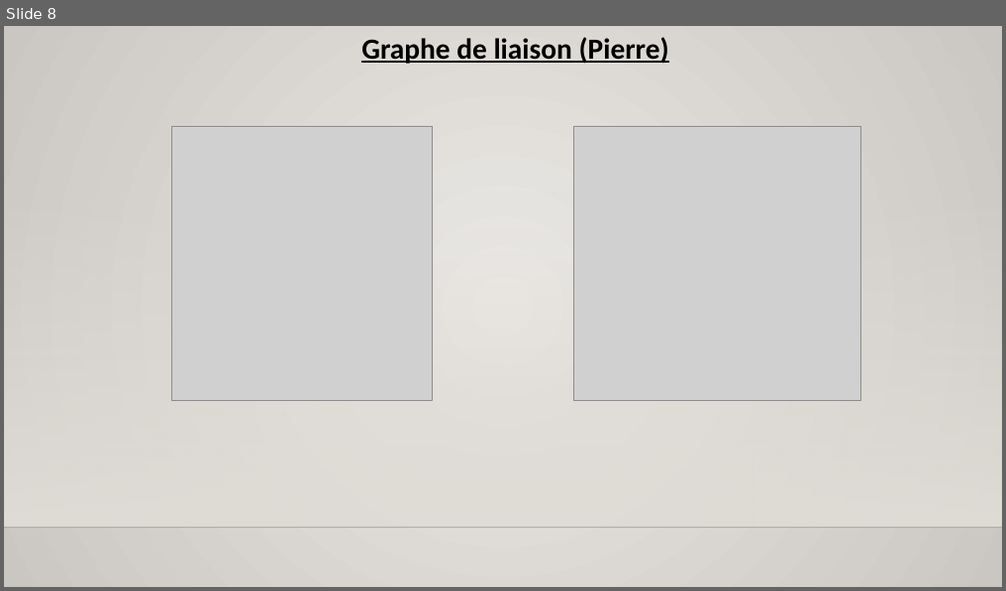
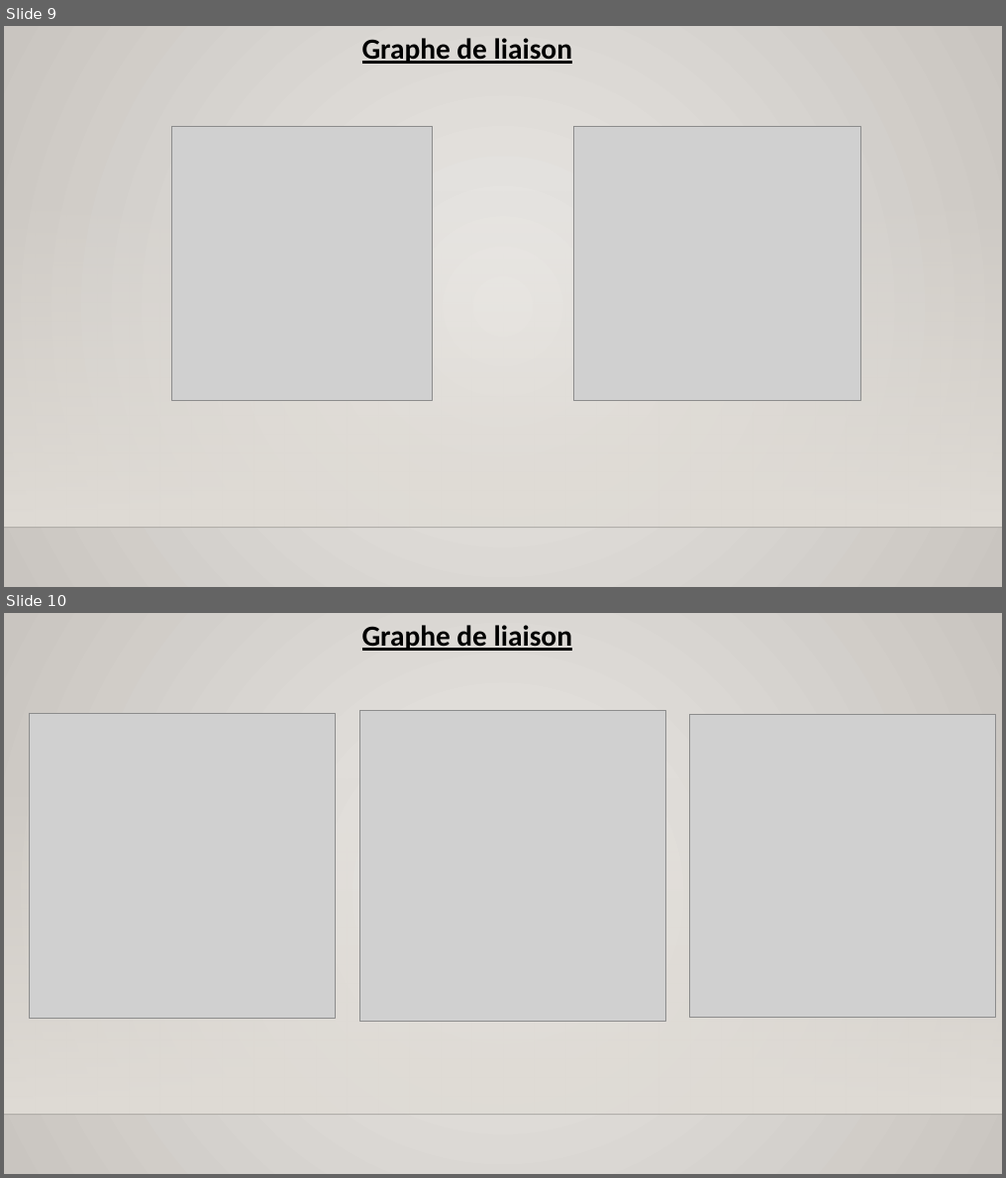
Before and after one commit to MatthieuPettex/Projet_Majeure, a slide deck: Dépixelisation-support-oral.pptx. Shown one above the other, each under a label of ours: slide 8 before the commit, slides 9 and 10 after it. The pictures are 1006x591 and 1006x1178 pixels, drawn with LibreOffice and Linux fonts; fonts in the diff are those of the drawing; grey boxes stand for pictures; background and template pictures are left out. Boxes give left, top, right and bottom in pixels: in the first picture for what was removed or moved away, otherwise in the second. Text is boxed around its words. In the diff, an @@ line names an element or a change of style, - is before the commit and + after.

```diff
--- a/Dépixelisation-support-oral.pptx
+++ b/Dépixelisation-support-oral.pptx
@@ slide 10 added at box(4, 613, 1002, 1174), background gradient #EBE9E6 to #C9C5C0; not listed: 2 template elements that a slide beside it also shows @@
@@ text added at box(362, 625, 572, 651), 28 pt, text #000000, bold, underline @@
+Graphe de liaison
@@ picture added at box(30, 713, 336, 1018) @@
@@ picture added at box(359, 711, 665, 1022) @@
@@ picture added at box(690, 714, 996, 1017) @@
@@ what was slide 8 is now slide 9 @@
@@ slide 9 changed as well @@
@@ background gradient #ECEAE7 to #CAC7C1 to gradient #EBE9E6 to #C9C5C0 @@
@@ text at box(362, 38, 572, 64): text changed @@
-Graphe de liaison (Pierre)
+Graphe de liaison
```
Also in this commit, not shown: 15 other slides changed, 3 other slides added, 2 slides removed.
